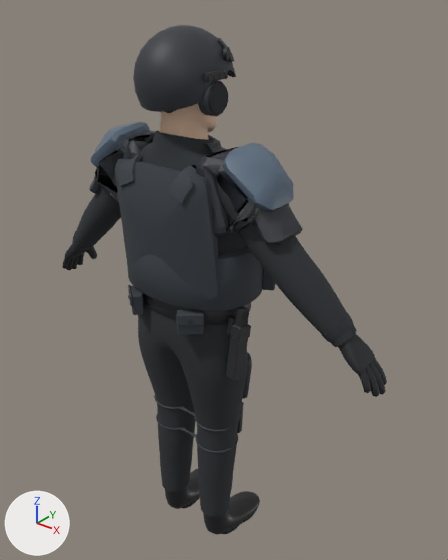
Before and after pictures for a commit that changed the glTF model game/assets/characters/char_tac_heavy/char_tac_heavy.glb.
The view is the same before and after, from a 50 mm lens placed at (1.258, -1.401, 2.001), pointed at (0.037, 0.125, 1.055). The lights are fixed; the arrows at lower left show +X, +Y and +Z. The first picture is the older version. Vertices at exactly the same position are counted once.

Objects in the first picture: 'Body', 'Gear', 'Headwear', 'Outfit'.
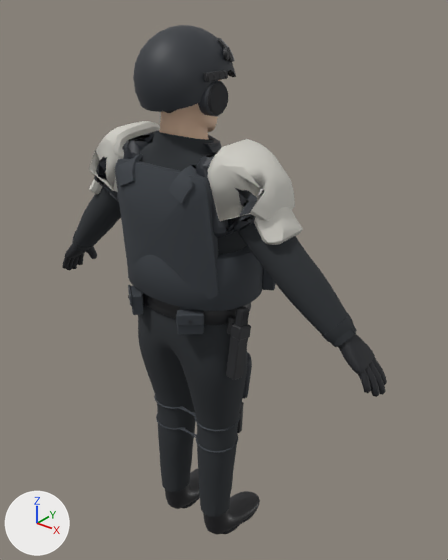
The change, as a list of edits to the scene's bpy script:
```text
Add mat_m_char_glove_white:
    mat_m_char_glove_white = principled_material('M_char_glove_white')
    mat_m_char_glove_white.base_color = (0.651, 0.638, 0.584)  # light grey #d3d1c9
    mat_m_char_glove_white.roughness = 0.75
Change me_gear:
    used by ob_gear; location = (0.0, 0.0, 0.0)
    remove me_gear.from_pydata(...)  # 2164 vertices, 4006 faces; spans x -0.399..0.399, y -0.189..0.242, z 0.464..1.584
    remove me_gear.materials.append(mat_m_char_aegis_steel)  # blue #5d6e80
    add me_gear.from_pydata(...)  # 2164 vertices, 4006 faces; spans x -0.399..0.399, y -0.189..0.242, z 0.464..1.587
    me_gear part 1: 96 vertices removed from x -0.359..-0.203, y -0.114..0.075, z 1.429..1.584; 96 vertices added at x -0.359..-0.168, y -0.13..0.099, z 1.383..1.587
    me_gear part 2: 96 vertices removed from x 0.204..0.359, y -0.114..0.075, z 1.429..1.584; 96 vertices added at x 0.162..0.359, y -0.126..0.099, z 1.382..1.587
    me_gear part 3: 352 faces spanning x -0.399..0.399, y -0.098..0.062, z 1.336..1.483 switch from mat_m_char_tac_helmet (dark grey #30343a) to mat_m_char_glove_white (light grey #d3d1c9)
```

Changed parts and their boxes [x1, y1, x2, y2] in the pictures (448 x 560 px; the box of a moved part takes in the faces that stretch with it):
'Gear', reshaped: before [89, 122, 303, 453]; after [89, 121, 303, 453]
part 1 of me_gear, moved or reshaped: before [91, 122, 150, 167]; after [89, 121, 160, 192]
part 2 of me_gear, moved or reshaped: before [223, 143, 294, 211]; after [208, 139, 295, 221]
part 3 of me_gear, recoloured: [89, 180, 303, 245] in both
